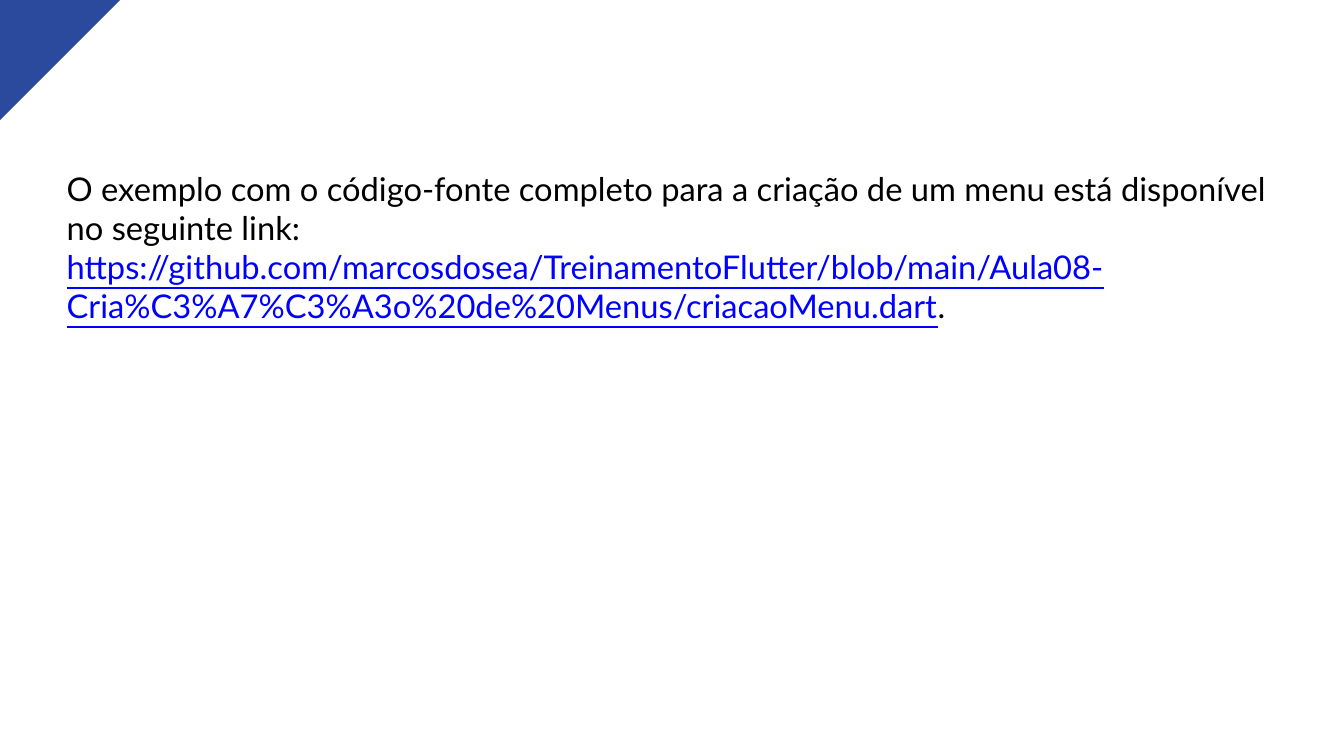
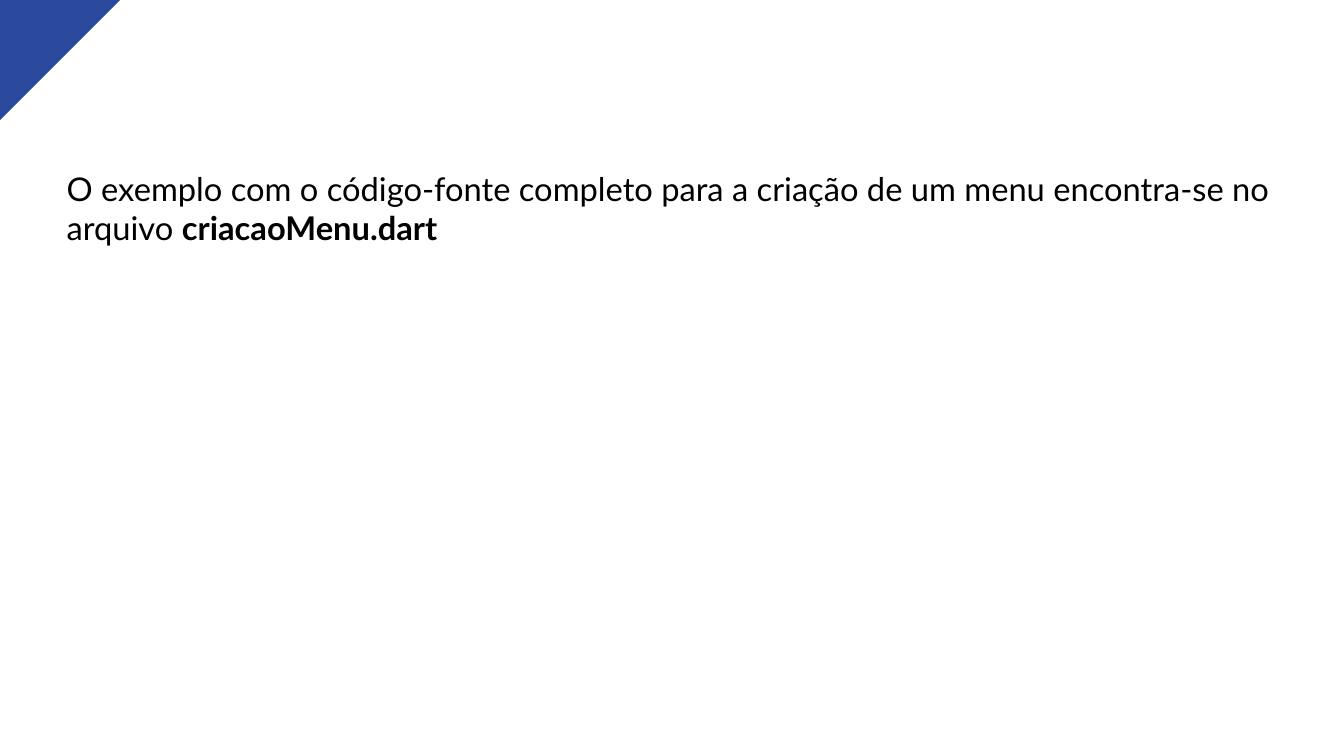
Before and after one commit to marcosdosea/TreinamentoFlutter, a slide deck: slide 9 of Aula08-Criação de Menus/Aula08-Criação de Menus.pptx. Drawn at 1344x756 pixels with LibreOffice and Linux fonts; fonts in the diff are those of the drawing. Boxes give left, top, right and bottom in pixels: in the first picture for what was removed or moved away, otherwise in the second. Text is boxed around its words. In the diff, an @@ line names an element or a change of style, - is before the commit and + after.

Commit message:
Correção da aula sobre criação de menus

```diff
--- a/Aula08-Criação de Menus/Aula08-Criação de Menus.pptx
+++ b/Aula08-Criação de Menus/Aula08-Criação de Menus.pptx
@@ text at bbox=[67, 177, 1269, 246]: text changed; text colour #0000FF to #000000 @@
-O exemplo com o código-fonte completo para a criação de um menu está disponível no seguinte link: https://github.com/marcosdosea/TreinamentoFlutter/blob/main/Aula08-Cria%C3%A7%C3%A3o%20de%20Menus/criacaoMenu.dart.
+O exemplo com o código-fonte completo para a criação de um menu encontra-se no arquivo criacaoMenu.dart
```
